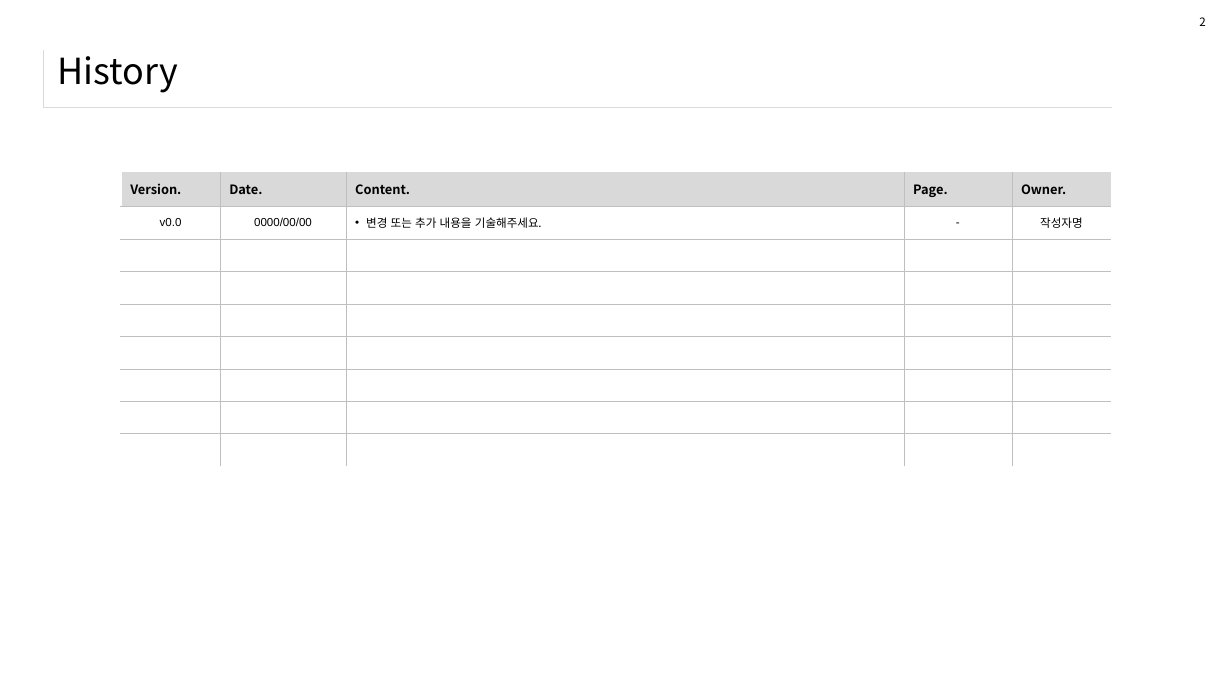
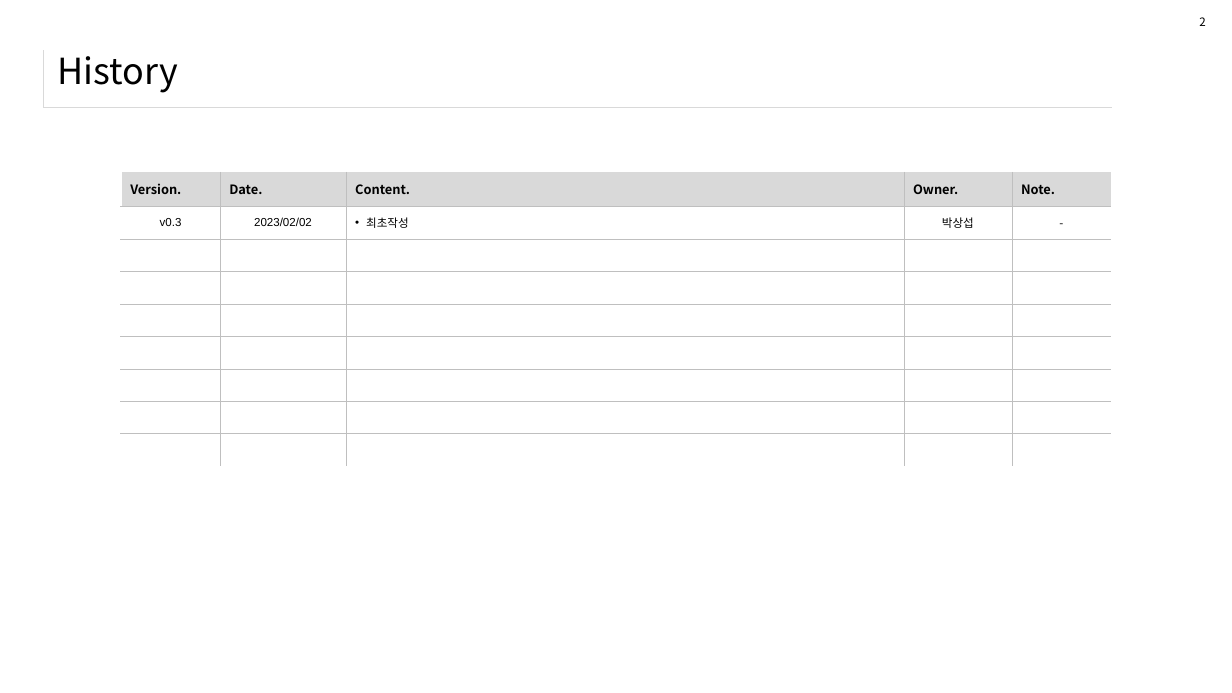
Before and after one commit to pass0585/AntiBK_resistance, a slide deck: slide 2 of 2.설계/V1.0_화면설계서 양식.pptx. Drawn at 1232x693 pixels with LibreOffice and Linux fonts; fonts in the diff are those of the drawing. Boxes give left, top, right and bottom in pixels: in the first picture for what was removed or moved away, otherwise in the second. Text is boxed around its words. In the diff, an @@ line names an element or a change of style, - is before the commit and + after.

```diff
--- a/2.설계/V1.0_화면설계서 양식.pptx
+++ b/2.설계/V1.0_화면설계서 양식.pptx
@@ table at bbox=[121, 172, 1111, 467] @@
-row 1, column 4: Page.
+row 1, column 4: Owner.
-row 1, column 5: Owner.
+row 1, column 5: Note.
-row 2: v0.0 | 0000/00/00 | 변경 또는 추가 내용을 기술해주세요. | - | 작성자명
+row 2: v0.3 | 2023/02/02 | 최초작성 | 박상섭 | -
```
Also in this commit, not shown: 2 other slides changed, 1 slide added, 2 slides removed.
